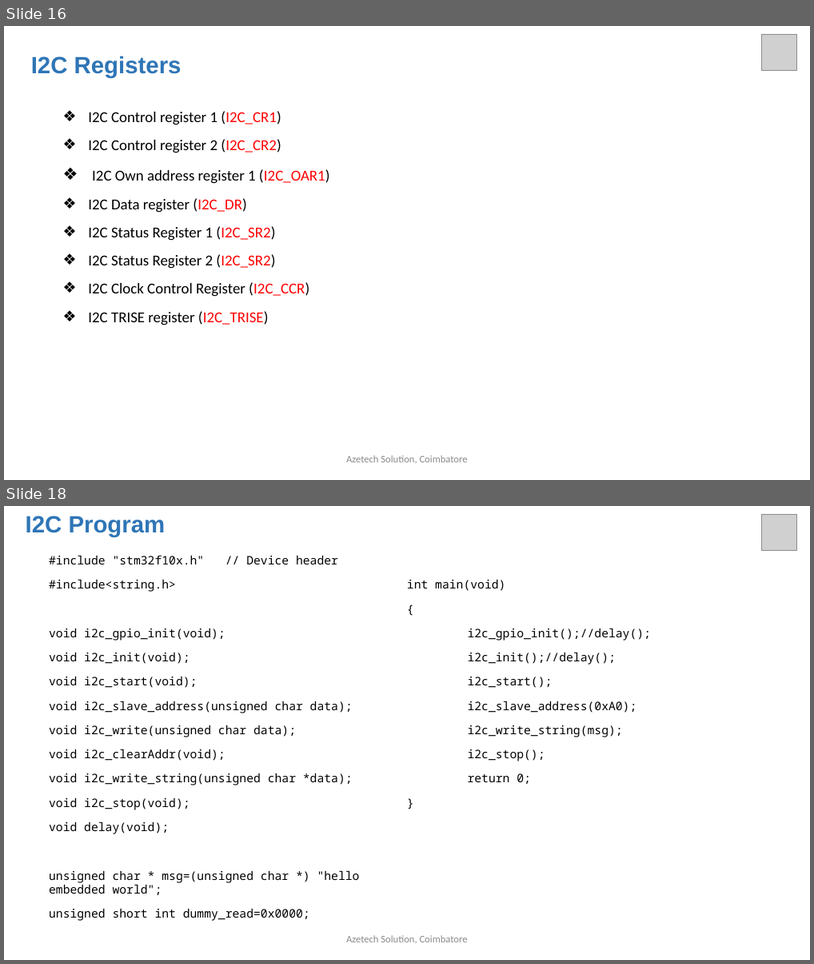
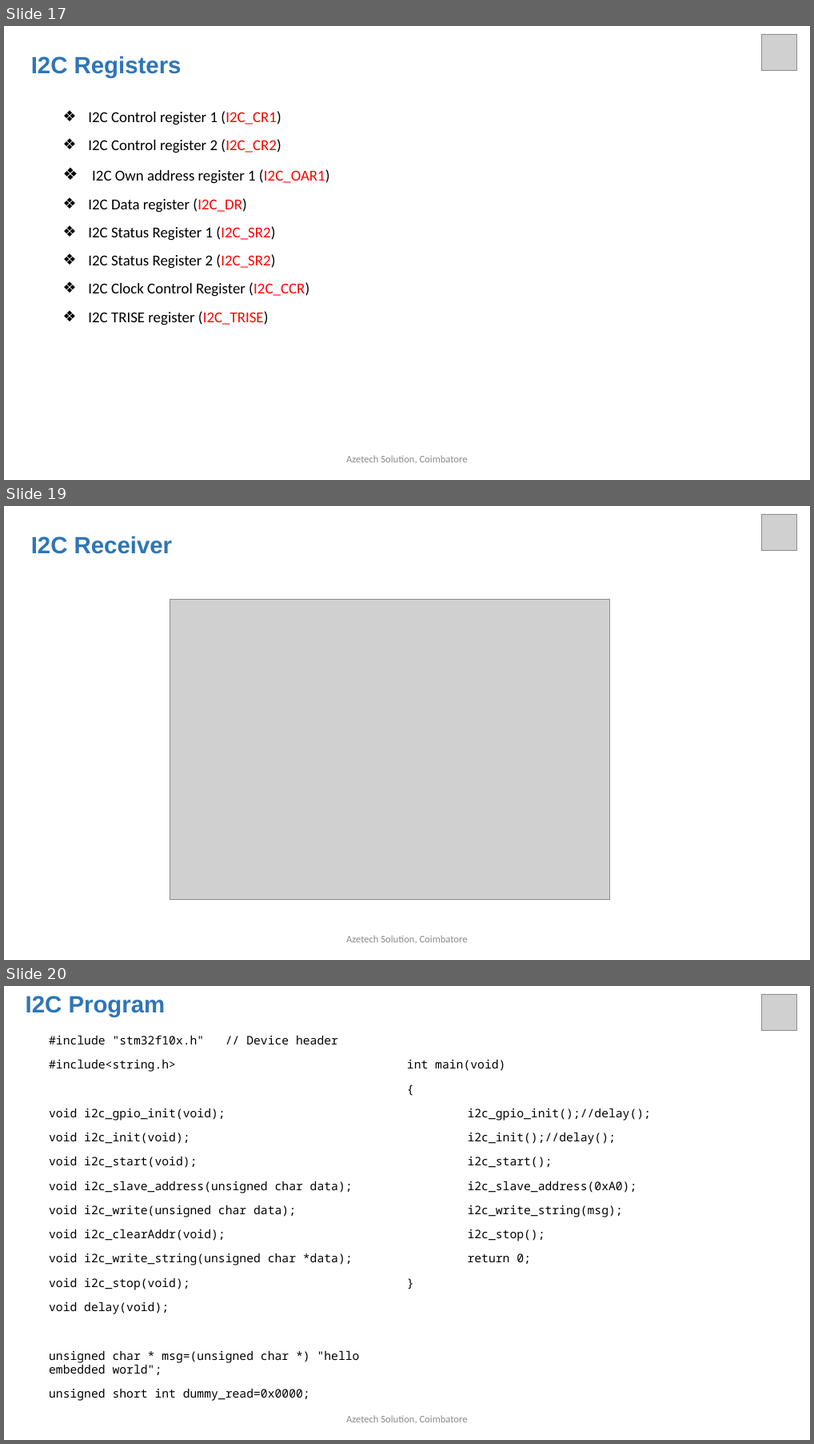
Before and after one commit to arulnelson/AZETECH-CLASS-NOTES, a slide deck: STM32_DOCS/I2C_in_STM32.pptx. Shown one above the other, each under a label of ours: slides 16 and 18 before the commit, slides 17, 19 and 20 after it; the slides between them are not shown. The pictures are 814x964 and 814x1444 pixels, drawn with LibreOffice and Linux fonts; fonts in the diff are those of the drawing; grey boxes stand for pictures. Boxes give left, top, right and bottom in pixels: in the first picture for what was removed or moved away, otherwise in the second. Text is boxed around its words. In the diff, an @@ line names an element or a change of style, - is before the commit and + after.

```diff
--- a/STM32_DOCS/I2C_in_STM32.pptx
+++ b/STM32_DOCS/I2C_in_STM32.pptx
@@ slide 19 added at bbox=[4, 506, 810, 960], background #FFFFFF @@
@@ picture added at bbox=[762, 515, 798, 550] @@
@@ text added at bbox=[31, 536, 173, 554], 28 pt, text #2E75B6, bold @@
+I2C Receiver
@@ picture added at bbox=[170, 599, 610, 900] @@
@@ text added at bbox=[346, 935, 468, 943], 12 pt, text #8C8C8C @@
+Azetech Solution, Coimbatore
@@ what was slide 16 is now slide 17 @@
@@ what was slide 18 is now slide 20 @@
```
Also in this commit, not shown: 7 slides changed, 1 other slide added.
